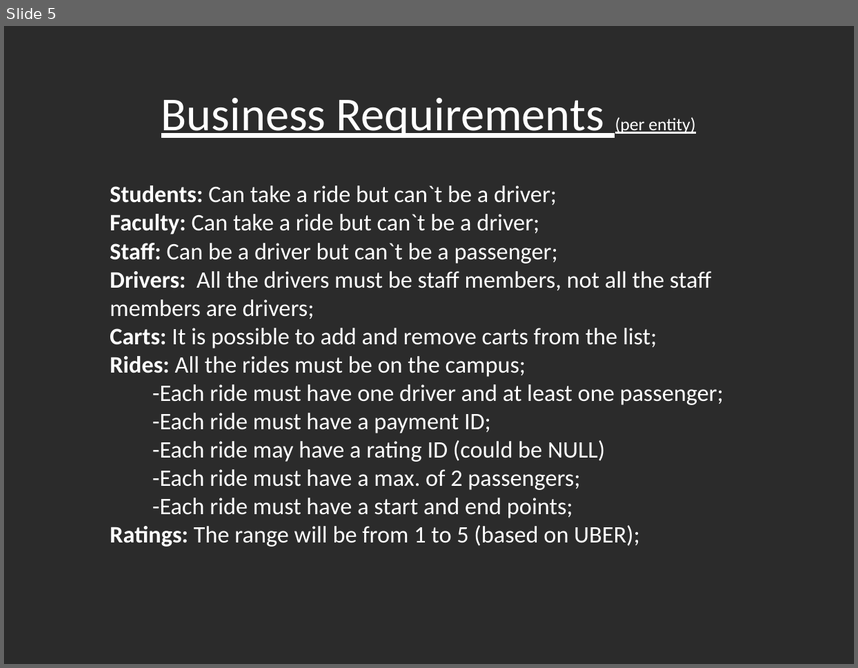
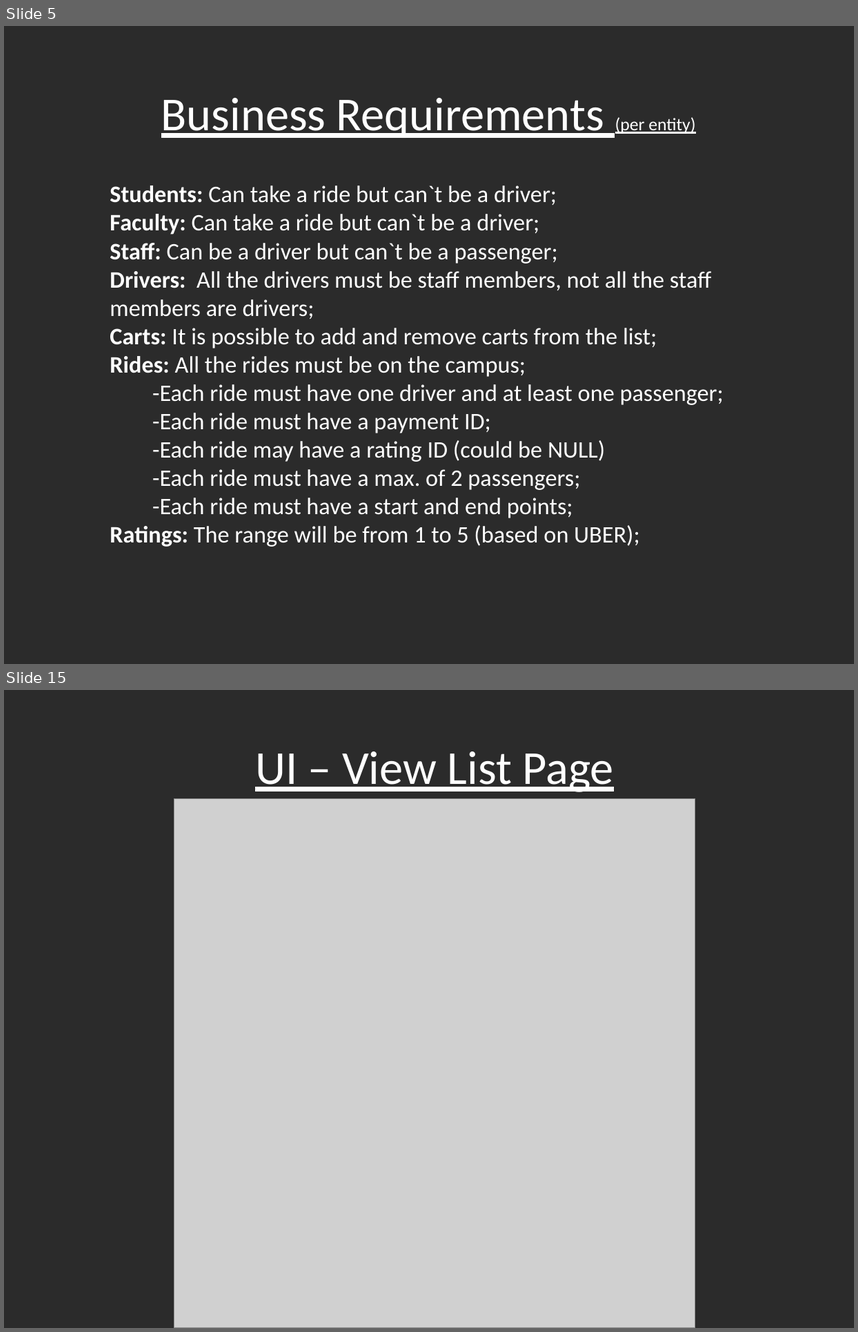
Before and after one commit to redsock88/itcs-6160-final-project, a slide deck: Project Documentation.pptx. Shown one above the other, each under a label of ours: slide 5 before the commit, slides 5 and 15 after it; the slides between them are not shown. The pictures are 858x668 and 858x1332 pixels, drawn with LibreOffice and Linux fonts; fonts in the diff are those of the drawing; grey boxes stand for pictures; background and template pictures are left out; a plain dark background stands for a picture behind light text. Boxes give left, top, right and bottom in pixels: in the first picture for what was removed or moved away, otherwise in the second. Text is boxed around its words. In the diff, an @@ line names an element or a change of style, - is before the commit and + after.

```diff
--- a/Project Documentation.pptx
+++ b/Project Documentation.pptx
@@ slide 15 added at (4, 690, 854, 1328), background picture (left out) @@
@@ text added at (255, 751, 613, 792), 40 pt, text #FFFFFF, underline @@
+UI – View List Page
@@ picture added at (174, 799, 695, 1328) @@
```
Also in this commit, not shown: 1 slide changed, 12 other slides added, 1 other file.
